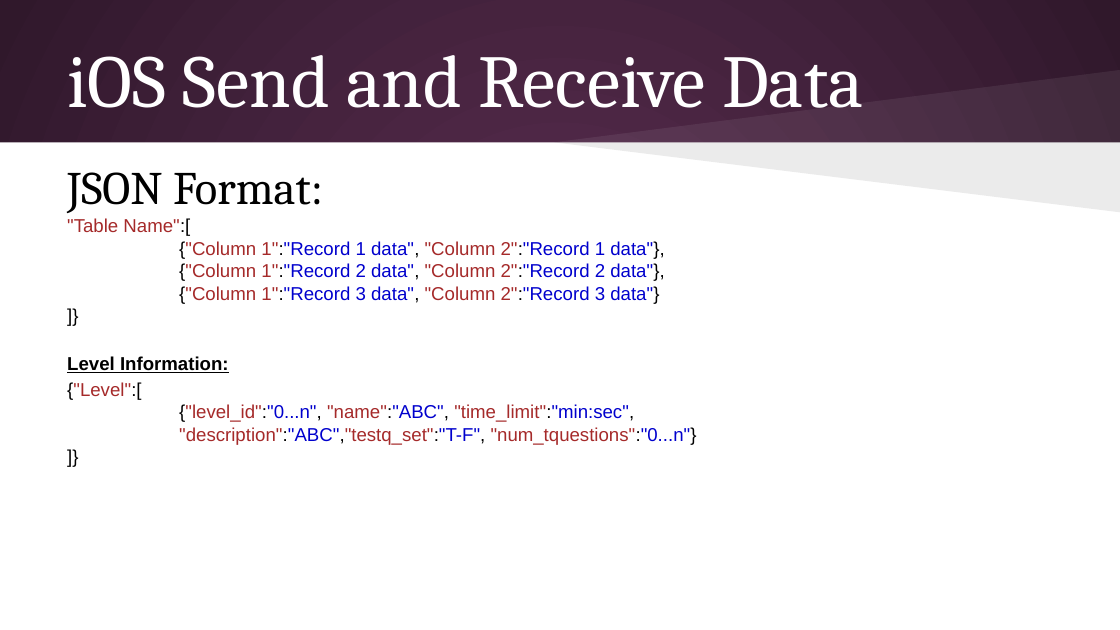
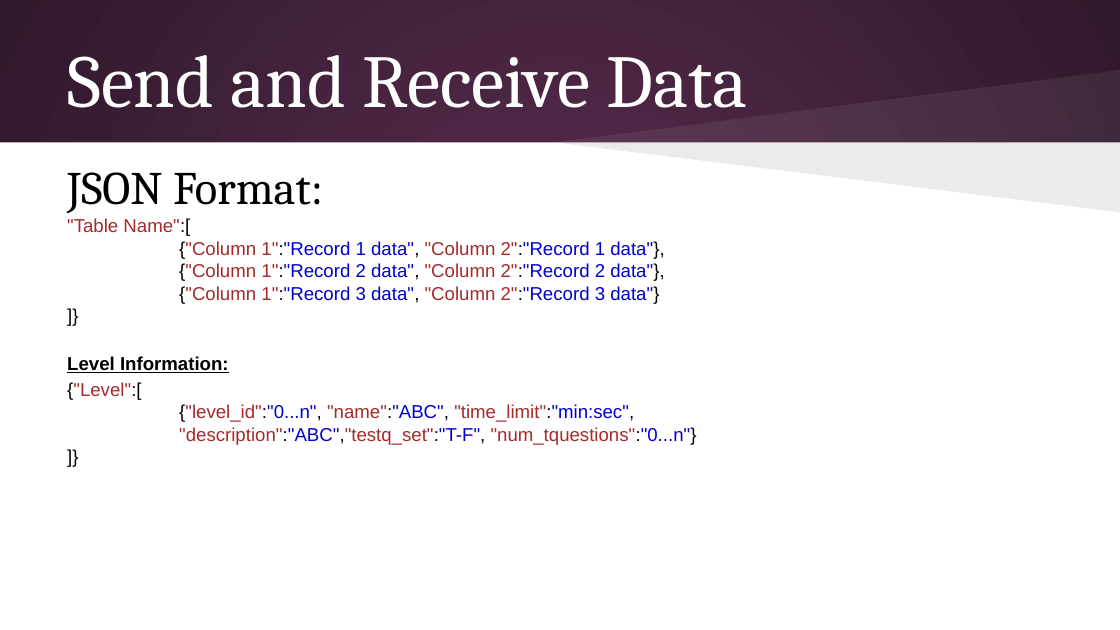
Before and after one commit to SArseneault/Math-App, a slide deck: slide 8 of Documentation/Design Specification/Design Specification Powerpoint.pptx. Drawn at 1120x630 pixels with LibreOffice and Linux fonts; fonts in the diff are those of the drawing. Boxes give left, top, right and bottom in pixels: in the first picture for what was removed or moved away, otherwise in the second. Text is boxed around its words. In the diff, an @@ line names an element or a change of style, - is before the commit and + after.

```diff
--- a/Documentation/Design Specification/Design Specification Powerpoint.pptx
+++ b/Documentation/Design Specification/Design Specification Powerpoint.pptx
@@ title at (x1=67, y1=55, x2=748, y2=108): text changed @@
-iOS Send and Receive Data
+Send and Receive Data
```
Also in this commit, not shown: 3 other slides changed, 1 slide removed.
